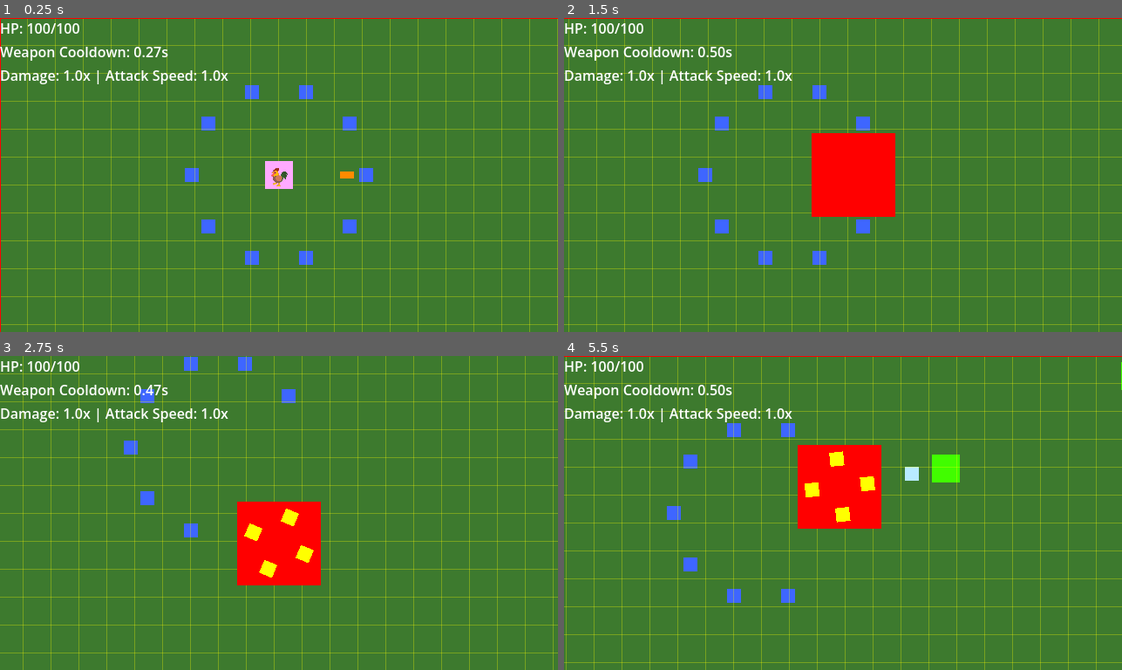
Above: before the commit, frames 1-4 (two rows, left to right).
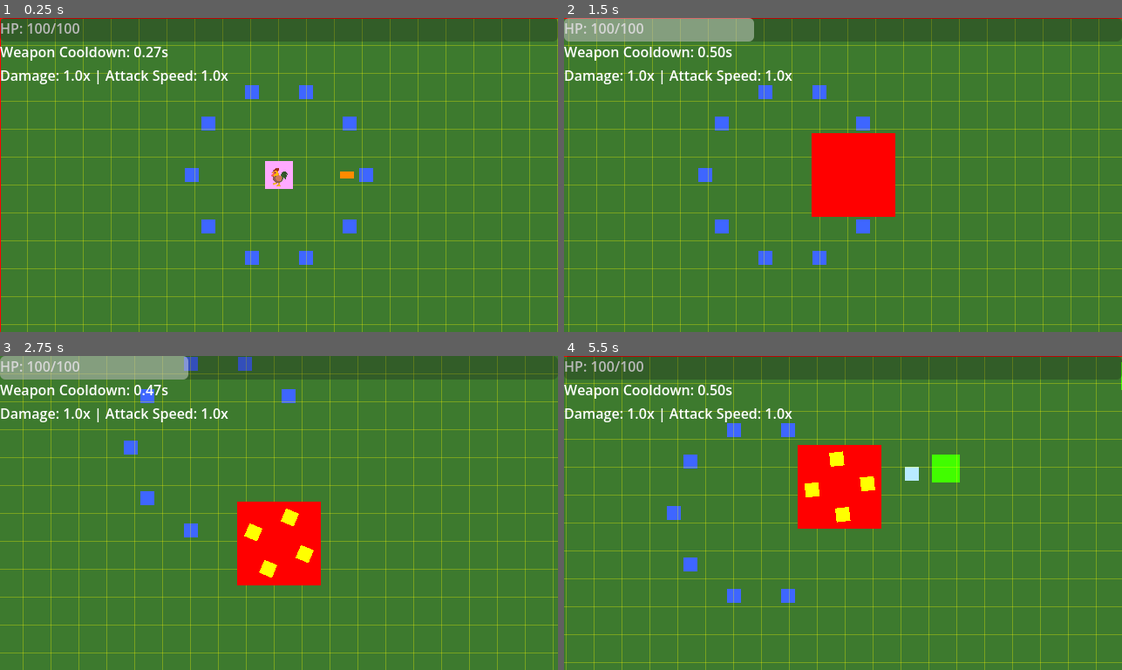
Above: after the commit, the same moments.

Repository: thejoshyee/sarimanok-game
Game: Godot game, scene res://main.tscn
The game is run twice, just before and just after one commit, with the same random seed, the same clock (stepped at 60 frames per second) and the same inputs.
Inputs:
- Up to frame 1 (0.25 s): no input
- Up to frame 2 (1.5 s): tap Enter (ui_accept) at 0.5, 0.77 s; hold Right (move_right) 0.53-1.25 s; hold 1 0.53-1.25 s; click "NEW: Flame Wing" at 1.25 s
- Up to frame 3 (2.75 s): hold S (move_down) from 2.03 s (still down); tap 2 at 2.1 s; tap Enter (ui_accept) at 2.27 s
- Up to frame 4 (5.5 s): release S (move_down) at 2.78 s; hold Right (move_right) 2.78-3.53 s; hold 3 2.78-3.53 s; hold Up (move_up) 3.53-4.28 s; tap R at 3.6 s; tap Enter (ui_accept) at 3.77, 4.52 s; hold A (move_left) 4.28-5 s; tap P at 4.35 s; click "NEW: Ice Shard" at 5 s

The runs differ from the first frame. In frame 1, 7.5% of the frame differs, in the area x 0-100%, y 0-8%; in frame 2, 7.4%; in frame 3, 7.4%; in frame 4, 7.5%.

Commit message:
feat(ui): add XP progress bar with smooth tween to HUD

Diff:
--- a/game/scenes/ui/hud.tscn
+++ b/game/scenes/ui/hud.tscn
@@ -1,22 +1,29 @@
-[gd_scene load_steps=2 format=3 uid="uid://dmf2r32mowlp1"]
+[gd_scene format=3 uid="uid://dmf2r32mowlp1"]
 
 [ext_resource type="Script" uid="uid://dmuri4ffvpoe1" path="res://scripts/ui/hud.gd" id="1_0mwgc"]
 
-[node name="HUD" type="CanvasLayer"]
+[node name="HUD" type="CanvasLayer" unique_id=1057296158]
 script = ExtResource("1_0mwgc")
 
-[node name="MarginContainer" type="MarginContainer" parent="."]
+[node name="MarginContainer" type="MarginContainer" parent="." unique_id=628891438]
 offset_right = 40.0
 offset_bottom = 40.0
 
-[node name="VBoxContainer" type="VBoxContainer" parent="MarginContainer"]
+[node name="VBoxContainer" type="VBoxContainer" parent="MarginContainer" unique_id=694879633]
 layout_mode = 2
 
-[node name="HPLabel" type="Label" parent="MarginContainer/VBoxContainer"]
+[node name="HPLabel" type="Label" parent="MarginContainer/VBoxContainer" unique_id=207967243]
 layout_mode = 2
 
-[node name="CooldownLabel" type="Label" parent="MarginContainer/VBoxContainer"]
+[node name="CooldownLabel" type="Label" parent="MarginContainer/VBoxContainer" unique_id=1278757202]
 layout_mode = 2
 
-[node name="StatsLabel" type="Label" parent="MarginContainer/VBoxContainer"]
+[node name="StatsLabel" type="Label" parent="MarginContainer/VBoxContainer" unique_id=1764604221]
 layout_mode = 2
+
+[node name="XPBar" type="ProgressBar" parent="." unique_id=1374076275]
+anchors_preset = 10
+anchor_right = 1.0
+offset_bottom = 27.0
+grow_horizontal = 2
+show_percentage = false
--- a/game/scripts/ui/hud.gd
+++ b/game/scripts/ui/hud.gd
@@ -3,6 +3,7 @@
 @onready var hp_label: Label = $MarginContainer/VBoxContainer/HPLabel
 @onready var cooldown_label: Label = $MarginContainer/VBoxContainer/CooldownLabel
 @onready var stats_label: Label = $MarginContainer/VBoxContainer/StatsLabel
+@onready var xp_bar: ProgressBar = $XPBar
 
 
 func _ready() -> void:
@@ -10,6 +11,14 @@
 	var player = get_tree().get_first_node_in_group("player")
 	if player:
 		update_hp(player.current_hp, player.stats.max_hp)
+
+	# Connect to XP signal — "ring the bell, HUD listens"
+	ProgressionManager.xp_changed.connect(_on_xp_changed)
+
+	# Set initial bar state
+	xp_bar.max_value = ProgressionManager.get_xp_for_level(ProgressionManager.current_level)
+	xp_bar.value = ProgressionManager.current_xp
+
 
 func _process(_delta: float) -> void:
 	# update HP display every frame
@@ -30,3 +39,14 @@
 	# display player stats
 	var stats = player.stats
 	stats_label.text = "Damage: %.1fx | Attack Speed: %.1fx" % [stats.damage_multiplier, stats.attack_speed_multiplier]
+
+
+func _on_xp_changed(current_xp: int, xp_needed: int) -> void:
+	# Update the goal (max) in case we leveled up
+	xp_bar.max_value = xp_needed
+
+	# Smooth tween — like a CSS transition on the bar width
+	var tween = create_tween()
+	tween.tween_property(xp_bar, "value", current_xp, 0.3) \
+		.set_trans(Tween.TRANS_SINE) \
+		.set_ease(Tween.EASE_IN_OUT)
Not shown, changed: .taskmaster/tasks/tasks.json
